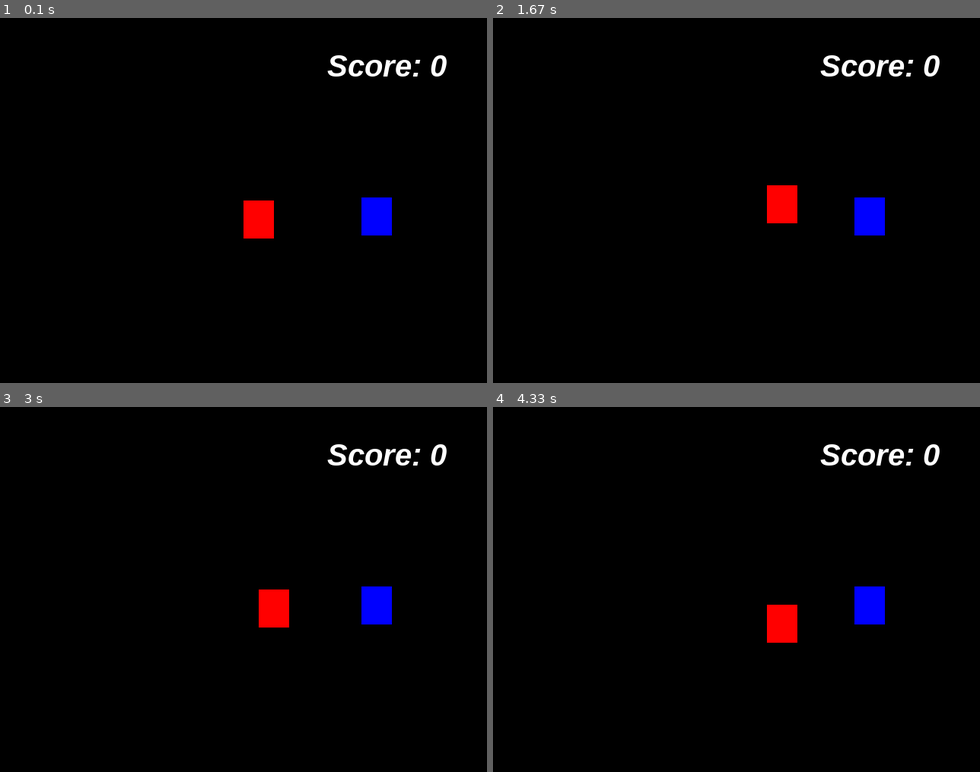
Above: before the commit, frames 1-4 (two rows, left to right).
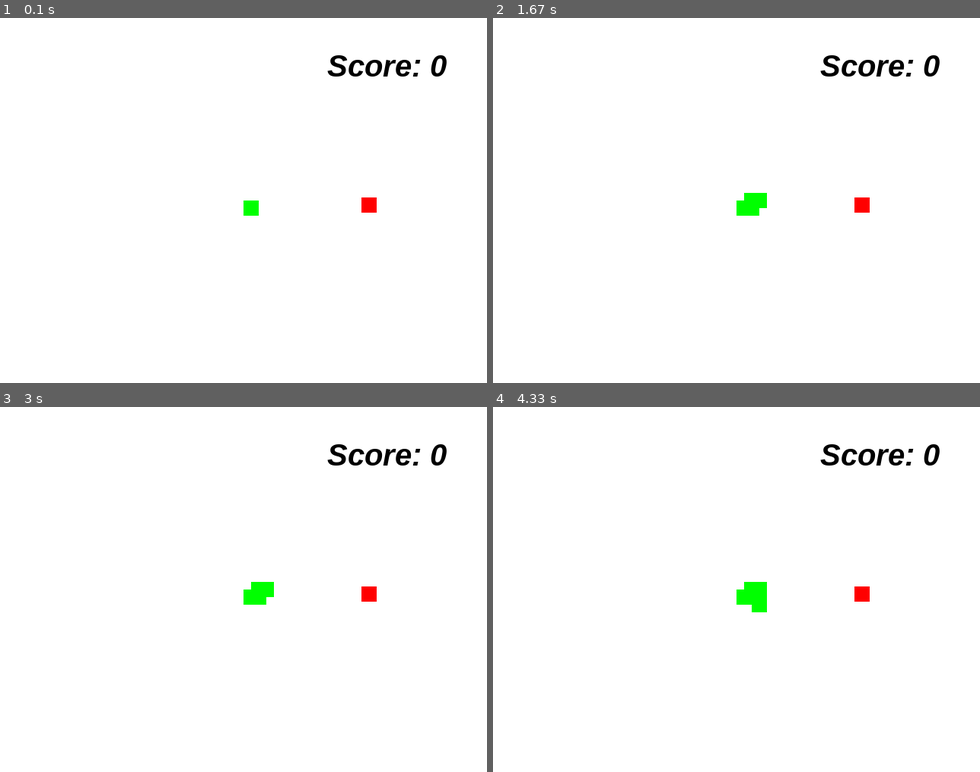
Above: after the commit, the same moments.

Repository: Anttonino/pygame-study
Game: pygame game, started from main.py
The game is run twice, just before and just after one commit, with the same random seed, the same clock (stepped at 60 frames per second) and the same inputs.
Inputs:
- Up to frame 1 (0.1 s): no input
- Up to frame 2 (1.67 s): hold D 0.33-0.8 s; hold W 0.83-1.13 s; hold D 1.17-1.63 s
- Up to frame 3 (3 s): hold A 1.67-2.2 s; hold S 2.23-2.53 s
- Up to frame 4 (4.33 s): hold D 3.4-4.03 s; hold S from 4.07 s (still down)

The runs differ from the first frame. In frame 1, 100% of the frame differs, in the area x 0-100%, y 0-100%; in frame 2, 100%; in frame 3, 100%; in frame 4, 100%.

Commit message:
:sparkles: feat: create a size for the player object
the player will increase its length while walking

:recycle: refactor: change player and obstacle variable name to snake and apple

Diff:
--- a/main.py
+++ b/main.py
@@ -16,13 +16,13 @@
 
 # Display Size
 size = width, height = 640, 480
-black = 0, 0 ,0
+white = 255, 255, 255
 
 # Positions
-x = width / 2
-y = height / 2
-x_obstacle = randint (40, 600)
-y_obstacle = randint (50, 430)
+x_snake = width / 2
+y_snake = height / 2
+x_apple = randint (40, 600)
+y_apple = randint (50, 430)
 
 # Score
 score = 0
@@ -33,15 +33,20 @@
 pygame.display.set_caption('Display Config')
 clock = pygame.time.Clock()
 
+snake_length = []
+def growth (snake_length):
+    for XY in snake_length:
+        pygame.draw.rect(screen, (0,255,0), (XY[0], XY[1], 20, 20))
+
 # Primary Loop (The Game)
 while True:
     # Framaskip
     clock.tick(60)
     # Screen Color
-    screen.fill((black))
+    screen.fill((white))
     # Game Score
     message = f'Score: {score}'
-    score_render = font.render(message, True, (255,255,255))
+    score_render = font.render(message, True, (0,0,0))
     # Secondary loop (Check events in game)
     for event in pygame.event.get ():
         # Quit Game
@@ -50,22 +55,30 @@
             exit()
         # Input Config
         if pygame.key.get_pressed()[K_a]:
-            x -= 10
+            x_snake -= 5
         if pygame.key.get_pressed()[K_d]:
-            x += 10
+            x_snake += 5
         if pygame.key.get_pressed()[K_w]:
-            y -= 10
+            y_snake -= 5
         if pygame.key.get_pressed()[K_s]:
-            y += 10
+            y_snake += 5
     # Objects
-    palyer = pygame.draw.rect(screen, (255,0,0), (x, y, 40,50))
-    obstacle = pygame.draw.rect(screen, (0,0,255), (x_obstacle, y_obstacle, 40,50))
+    snake = pygame.draw.rect(screen, (0,255,0), (x_snake, y_snake, 20,20))
+    apple = pygame.draw.rect(screen, (255,0,0), (x_apple, y_apple, 20,20))
     # Collision between player and obstacle
-    if palyer.colliderect (obstacle):
-        x_obstacle = randint(40, 600)
-        y_obstacle = randint(50, 430)
+    if snake.colliderect (apple):
+        x_apple = randint(40, 600)
+        y_apple = randint(50, 430)
         score += 1
         point_effect.play()
+
+    head_length = []
+    head_length.append(x_snake)
+    head_length.append(y_snake)
+    snake_length.append(head_length)
+
+    growth (snake_length)
+
     # Score position in screen
     screen.blit(score_render, (430,40))
     # Refresh the screen while the primary loop receives new information
